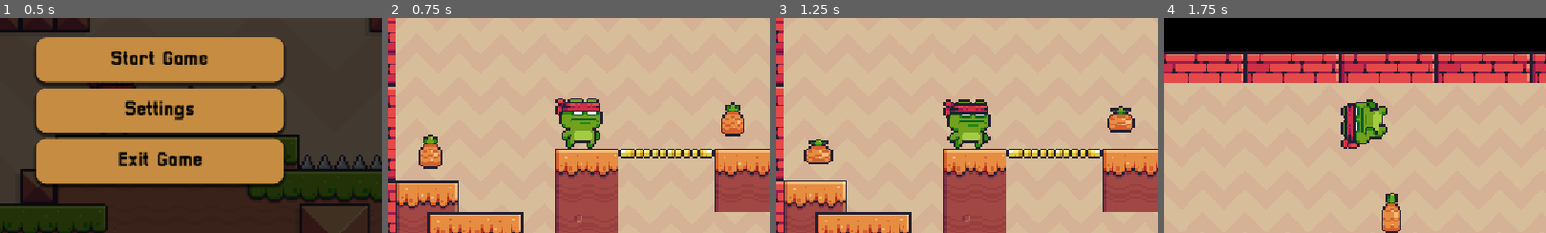
Above: before the commit, frames 1-4 (left to right).
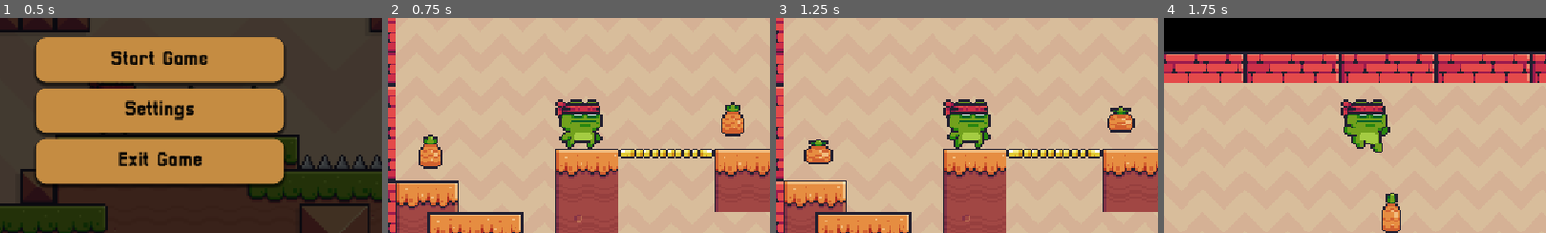
Above: after the commit, the same moments.

Repository: Orangeangelo/Year12GameCriticalCargo
Game: Godot game, scene res://Scenes/Main_Menu.tscn
The game is run twice, just before and just after one commit, with the same random seed, the same clock (stepped at 60 frames per second) and the same inputs.
Inputs:
- Up to frame 1 (0.5 s): no input
- Up to frame 2 (0.75 s): click "Start Game" at 0.5 s
- Up to frame 3 (1.25 s): no input
- Up to frame 4 (1.75 s): hold Right (right) from 1.28 s (still down); tap Up (jump) at 1.35, 1.52 s
The pictures show only the part of the screen within x 29-79%, y 35-85%; the shares and areas given below are measured in that part.

Frame 1 is identical in both runs. In frame 2, 1.4% of the frame differs, in the area x 43-57%, y 37-59%; in frame 3, 0.1%; in frame 4, 2.2%, in the area x 46-60%, y 37-63%.

Commit message:
Character V4
Added a falling animation.

Diff:
--- a/Scenes/Main_Character.tscn
+++ b/Scenes/Main_Character.tscn
@@ -1,10 +1,15 @@
-[gd_scene load_steps=37 format=3 uid="uid://cosjc3hvad8yr"]
+[gd_scene load_steps=39 format=3 uid="uid://cosjc3hvad8yr"]
 
 [ext_resource type="Texture2D" uid="uid://cv6vmxkosi8bu" path="res://Pixel Adventure 1/Free/Main Characters/Ninja Frog/Jump (32x32).png" id="1_hefgc"]
 [ext_resource type="Script" uid="uid://coi7b5dt0v7cu" path="res://Scenes/main_character.gd" id="1_mnji8"]
 [ext_resource type="Texture2D" uid="uid://ccfghx0h2tkyy" path="res://Pixel Adventure 1/Free/Main Characters/Ninja Frog/Double Jump (32x32).png" id="2_fla84"]
 [ext_resource type="Texture2D" uid="uid://bw13l5j0rhym3" path="res://Pixel Adventure 1/Free/Main Characters/Ninja Frog/Idle (32x32).png" id="2_m6q3y"]
+[ext_resource type="Texture2D" uid="uid://bw35gp1j1dx3t" path="res://Pixel Adventure 1/Free/Main Characters/Ninja Frog/Fall (32x32).png" id="2_u40a0"]
 [ext_resource type="Texture2D" uid="uid://be8fvtj6hc7ss" path="res://Pixel Adventure 1/Free/Main Characters/Ninja Frog/Run (32x32).png" id="4_fla84"]
+
+[sub_resource type="AtlasTexture" id="AtlasTexture_tfbja"]
+atlas = ExtResource("2_u40a0")
+region = Rect2(0, 0, 32, 32)
 
 [sub_resource type="AtlasTexture" id="AtlasTexture_fla84"]
 atlas = ExtResource("2_fla84")
@@ -124,6 +129,14 @@
 
 [sub_resource type="SpriteFrames" id="SpriteFrames_bteda"]
 animations = [{
+"frames": [{
+"duration": 1.0,
+"texture": SubResource("AtlasTexture_tfbja")
+}],
+"loop": true,
+"name": &"Fall",
+"speed": 5.0
+}, {
 "frames": [{
 "duration": 1.0,
 "texture": SubResource("AtlasTexture_fla84")
@@ -247,7 +260,7 @@
 position = Vector2(52, 44)
 scale = Vector2(3.09375, 3.09375)
 sprite_frames = SubResource("SpriteFrames_bteda")
-animation = &"jump"
+animation = &"Fall"
 autoplay = "idle"
 
 [node name="CollisionShape2D" type="CollisionShape2D" parent="."]
--- a/Scenes/main_character.gd
+++ b/Scenes/main_character.gd
@@ -8,10 +8,13 @@
 func _physics_process(delta: float) -> void:
 	# Animations
 	if not is_on_floor():
-		if jump_count == 1:
-			sprite_2d.animation = "jump"
-		elif jump_count == 2:
-			sprite_2d.animation = "double_jumping"
+		if velocity.y < 0:
+			if jump_count == 1:
+				sprite_2d.animation = "jump"
+			elif jump_count == 2:
+				sprite_2d.animation = "double_jumping"
+		else: # Moving downward (falling)
+			sprite_2d.animation = "Fall"
 	else:
 		if velocity.x > 1 || velocity.x < -1:
 			sprite_2d.animation = "running"
